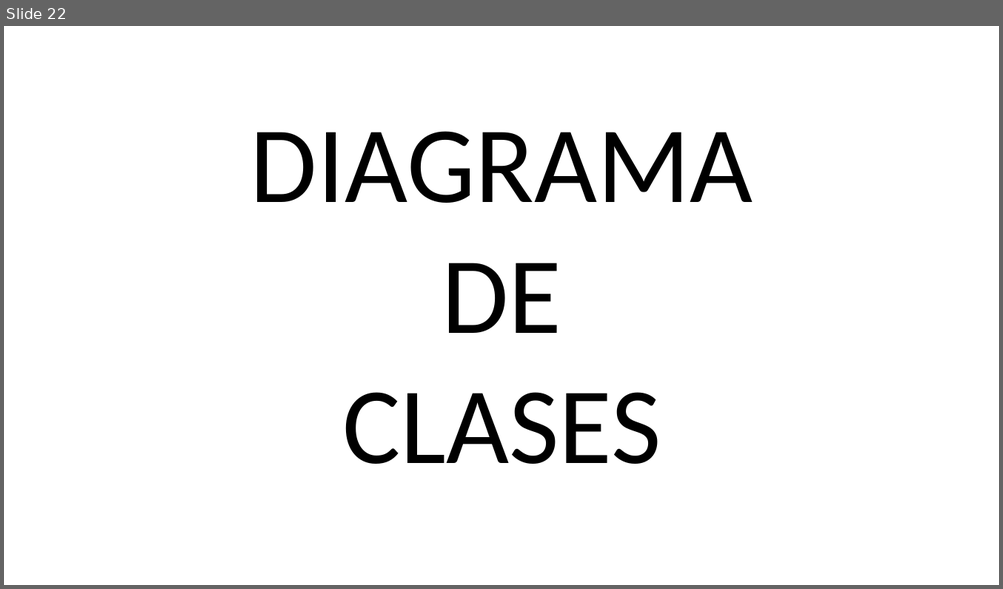
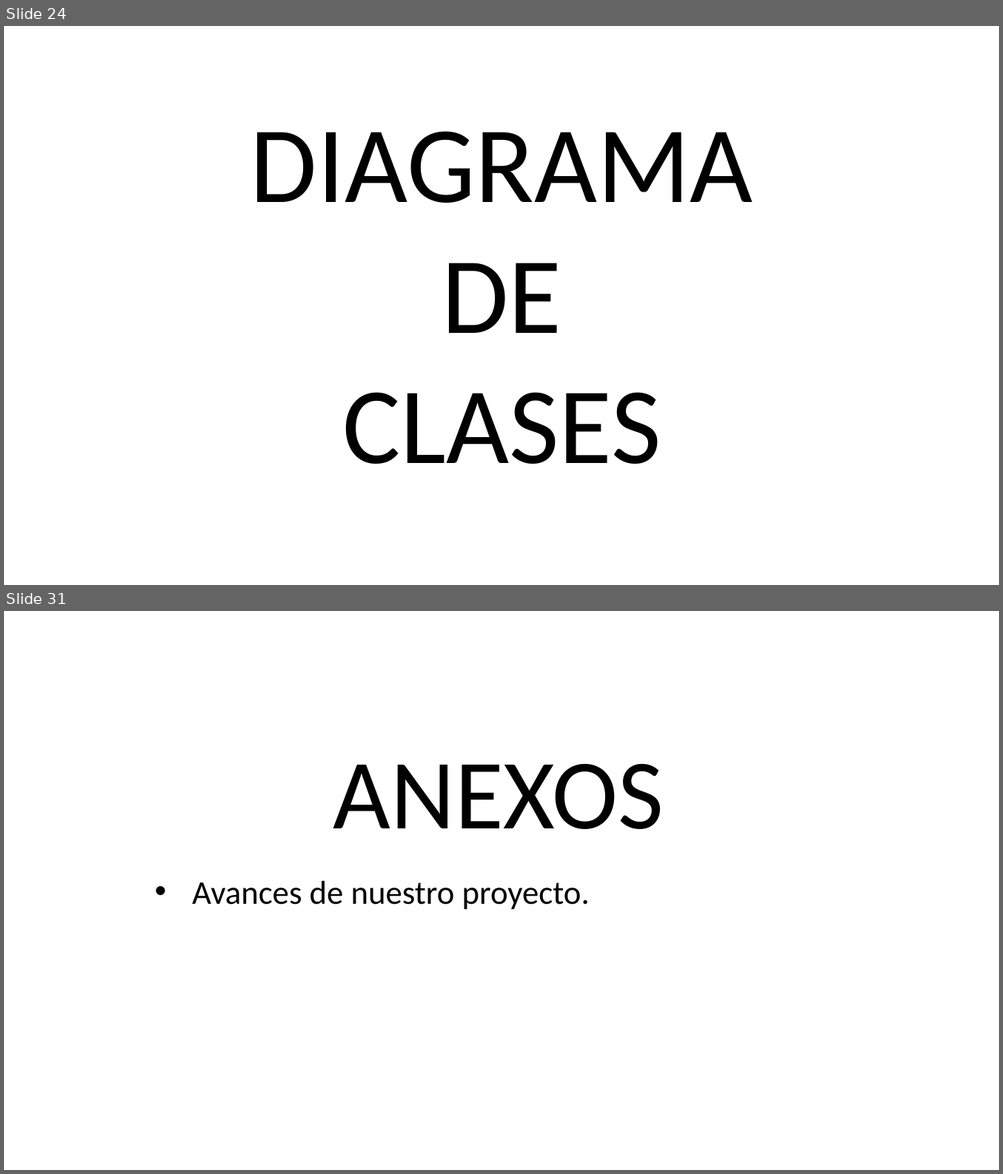
Before and after one commit to csacarelo/POO_Proyect, a slide deck: Proyecto_Final_v1.0/PresentaciónProyecto2.pptx. Shown one above the other, each under a label of ours: slide 22 before the commit, slides 24 and 31 after it; the slides between them are not shown. The pictures are 1003x589 and 1003x1174 pixels, drawn with LibreOffice and Linux fonts; fonts in the diff are those of the drawing. Boxes give left, top, right and bottom in pixels: in the first picture for what was removed or moved away, otherwise in the second. Text is boxed around its words. In the diff, an @@ line names an element or a change of style, - is before the commit and + after.

Commit message:
Diapositivas para presentacion de Proyecto segunda parte añadida y se adjunta el diagrama de clases del juego en pdf

```diff
--- a/Proyecto_Final_v1.0/PresentaciónProyecto2.pptx
+++ b/Proyecto_Final_v1.0/PresentaciónProyecto2.pptx
@@ slide 31 added at (4,611,999,1170), background #FFFFFF @@
@@ text added at (192,763,664,910), 32 pt, text #000000 @@
+ANEXOS
+• Avances de nuestro proyecto.
@@ what was slide 22 is now slide 24 @@
```
Also in this commit, not shown: 4 slides changed, 7 other slides added, 2 other files.
